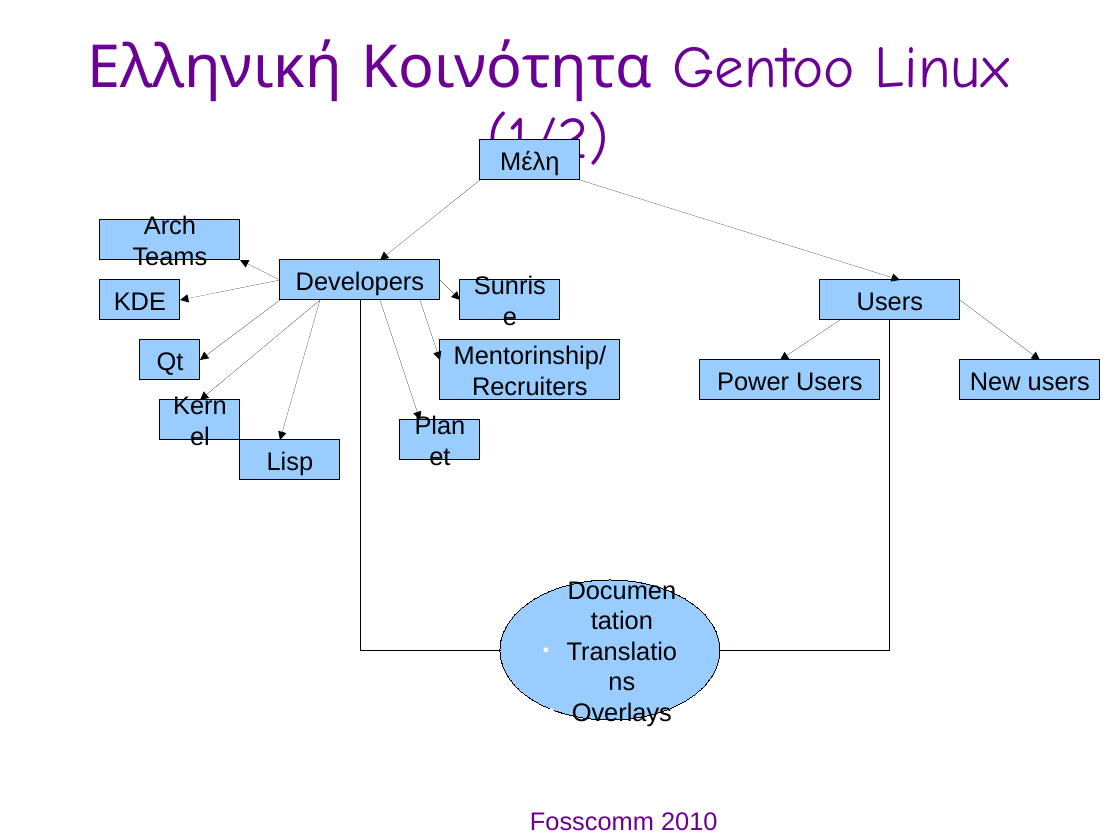
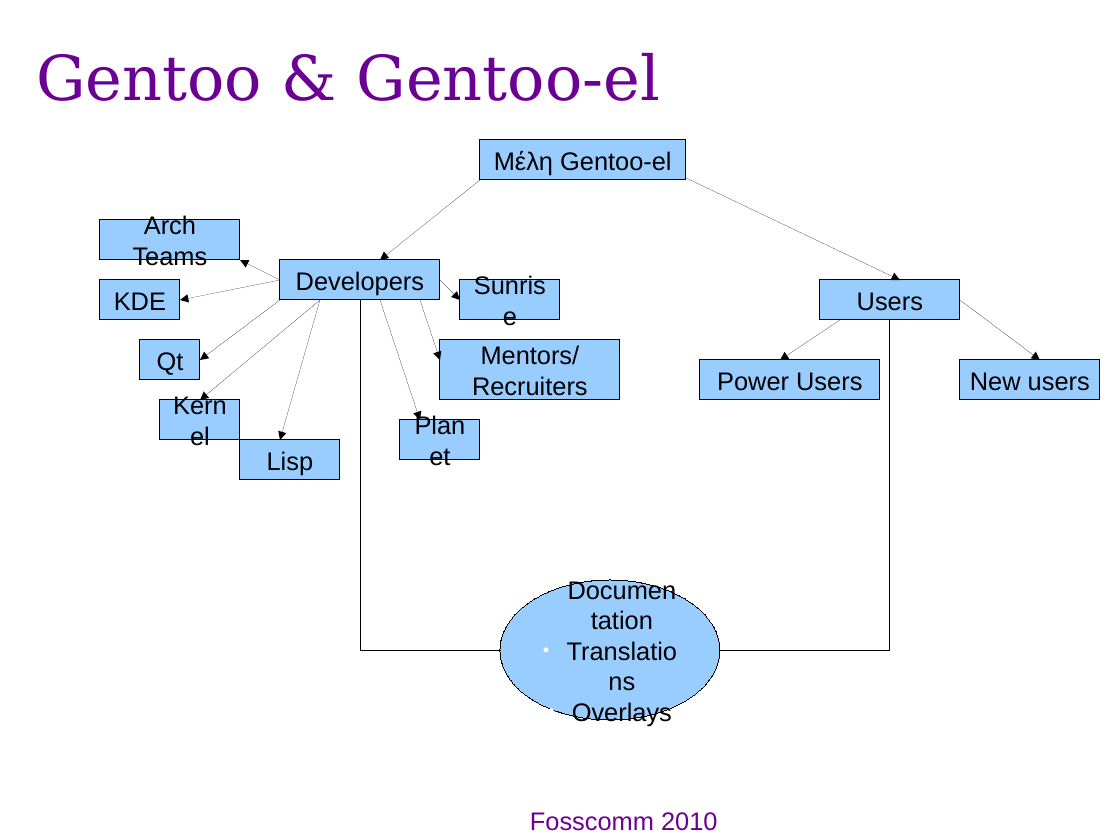
Before and after one commit to gentoo-el/presentations, a slide deck: slide 13 of fosscom-2010_pres.odp. Drawn at 1120x840 pixels with LibreOffice and Linux fonts; fonts in the diff are those of the drawing; background and template pictures are left out. Boxes give left, top, right and bottom in pixels: in the first picture for what was removed or moved away, otherwise in the second. Text is boxed around its words. In the diff, an @@ line names an element or a change of style, - is before the commit and + after.

```diff
--- a/fosscom-2010_pres.odp
+++ b/fosscom-2010_pres.odp
@@ title added at bbox=[36, 52, 660, 101], 44 pt, text #6B0094 @@
+Gentoo & Gentoo-el
@@ text removed at bbox=[87, 39, 1009, 178] @@
-Ελληνική Κοινότητα Gentoo Linux (1/2)
@@ rectangle "Μέλη Gentoo-el": place and size @@
-rectangle "Μέλη Gentoo-el" at bbox=[480, 140, 579, 180]
+rectangle "Μέλη Gentoo-el" at bbox=[480, 140, 686, 180]
@@ text in rectangle at bbox=[494, 151, 671, 175]: text changed @@
-Μέλη
+Μέλη Gentoo-el
@@ arrow moved from (580, 180) - (900, 281) to (686, 178) - (900, 281) @@
@@ text in rectangle at bbox=[481, 345, 580, 365]: text changed @@
-Mentorinship/
+Mentors/
```
Also in this commit, not shown: 7 other slides changed, 8 slides added, 7 slides removed.
